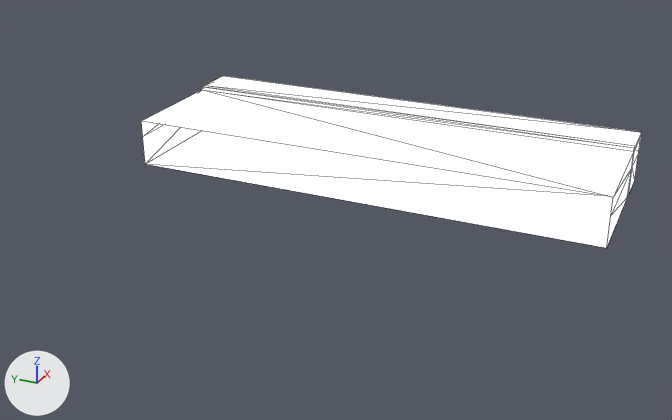
The glTF model Assets/street.glb: old version first, new version second.
Camera for both pictures: a camera (50 mm lens) standing at (-31.5, -13.5, 13.3) and looking at (-0.8, 0.4, -2.1). The axes (+X, +Y, +Z) are drawn at lower left. The lights are the same throughout. Mesh edges are drawn as thin lines. Vertices at the same position are counted once.

The older version as bpy lines, for what is in view:
```python
me_cube = bpy.data.meshes.new('Cube')
me_cube.from_pydata(...)  # 30 vertices, 46 faces; spans x 0.0..7.0, y -10.0..10.0, z -2.0..0.2
# faces by material slot: [18, 14, 6, 8]
me_cube.materials.append(mat_dirt)
me_cube.materials.append(mat_sidewalk)
me_cube.materials.append(mat_street)
me_cube.materials.append(mat_material)
ob_street = bpy.data.objects.new('Street', me_cube)
ob_street.location = (0.0, 0.0, 0.0)
```
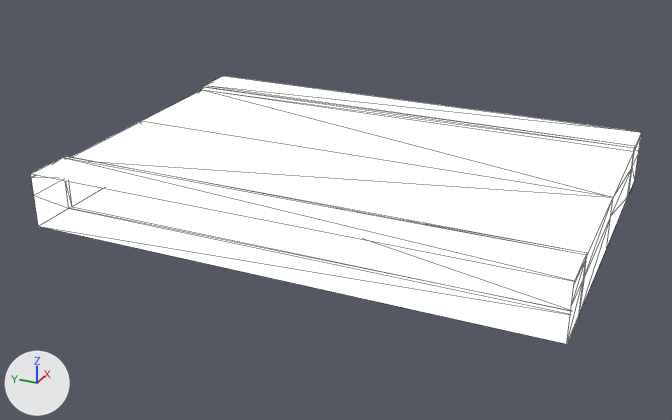
What the commit changed:
me_cube is used by ob_street; location (0.0, 0.0, 0.0).
me_cube had 30 vertices, 46 faces and spanned x 0.0..7.0, y -10.0..10.0, z -2.0..0.2.
me_cube now has 54 vertices, 92 faces and spans x -7.0..7.0, y -10.0..10.0, z -2.0..0.2.
Part 1, on me_cube:
12 vertices are added at x -7.0..-5.0, y -10.0..10.0, z -2.0..0.2.
6 new vertices lie (-5.0, 0.0, 0.0) away from vertices in x 0.0, y -10.0..10.0, z -2.0..0.0.
6 new vertices lie (-1.8, 0.0, 0.0) away from vertices in x -5.2, y -10.0..10.0, z -2.0..0.0.
18 new faces join them, mat_dirt.
14 new faces join them, mat_sidewalk.
6 new faces join them, mat_street.
8 new faces join them, mat_material.

Changed parts and their boxes (x1, y1, x2, y2) in the pictures (672 x 420 px):
'Street', reshaped (22% wider, 55% taller)
    before: (141, 76, 641, 248)
    after: (31, 76, 641, 344)
part 1 of me_cube, added
    after: (31, 121, 613, 344)
